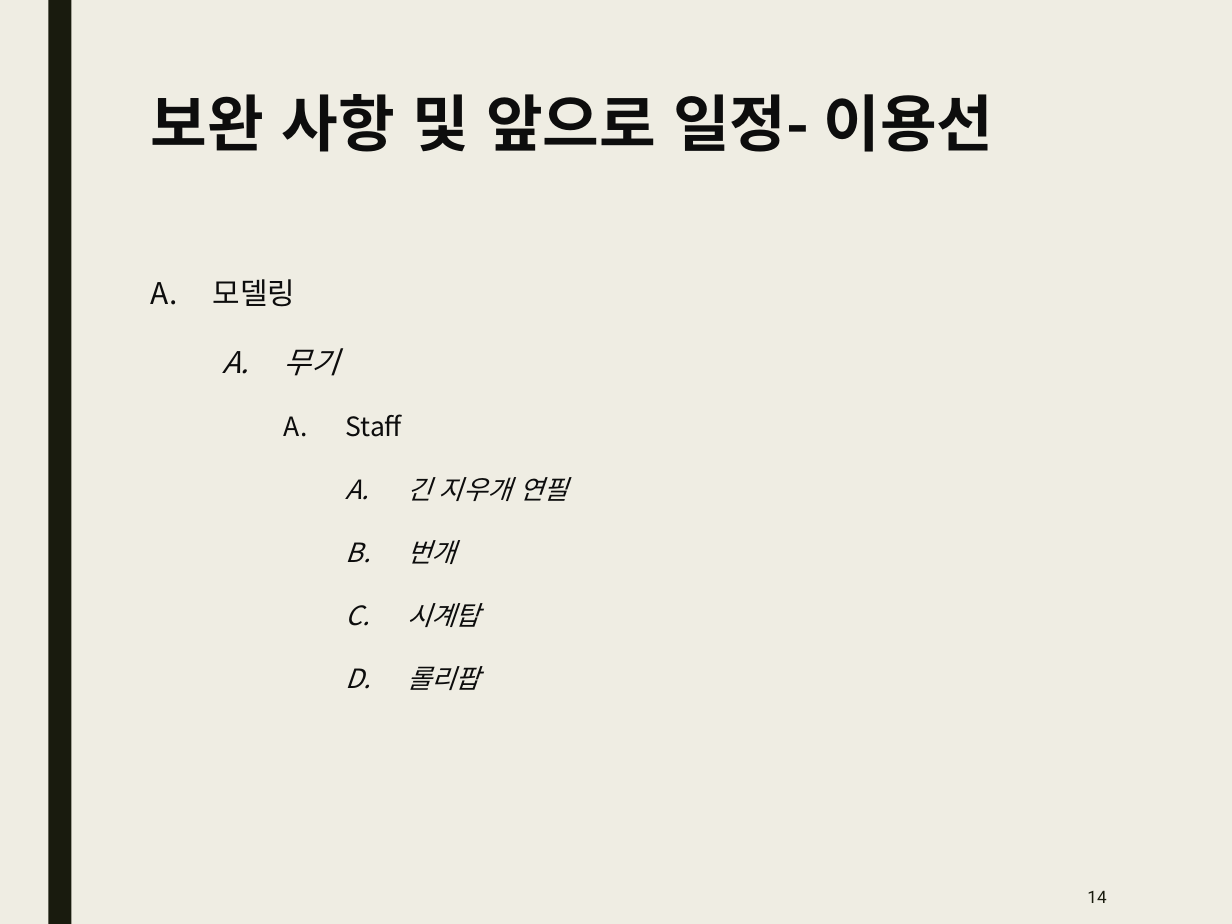
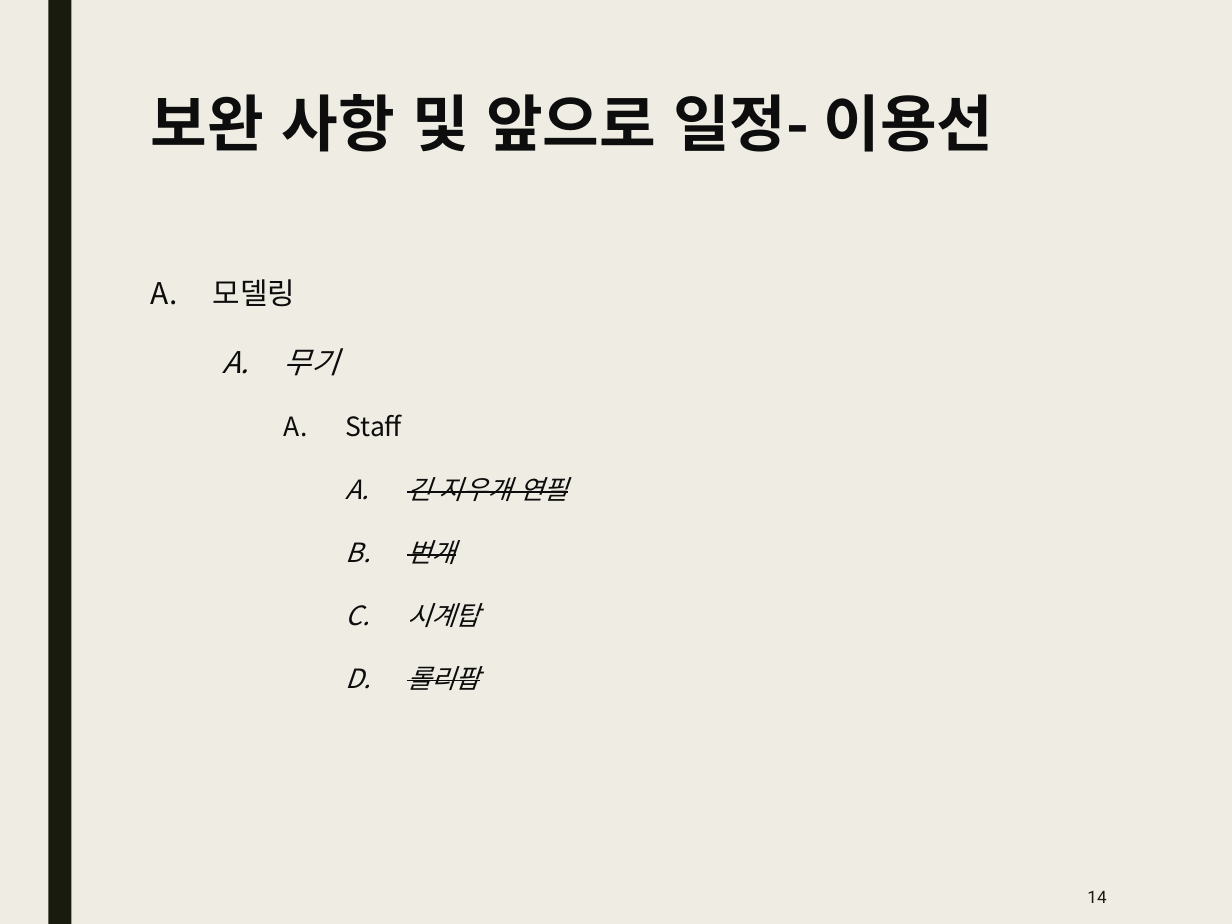
Before and after one commit to Kim2Kang/Documents, a slide deck: slide 14 of 진행사항.pptx. Drawn at 1232x924 pixels with LibreOffice and Linux fonts; fonts in the diff are those of the drawing. Boxes give left, top, right and bottom in pixels: in the first picture for what was removed or moved away, otherwise in the second. Text is boxed around its words. In the diff, an @@ line names an element or a change of style, - is before the commit and + after.

Commit message:
진행사항 업데이트
진행사항 업데이트

```diff
--- a/진행사항.pptx
+++ b/진행사항.pptx
@@ text at [407, 477, 569, 690]: strikethrough on in "긴 지우개 연필", "번개", "롤리팝" @@
```
Also in this commit, not shown: 1 other slide changed, 1 other file.
